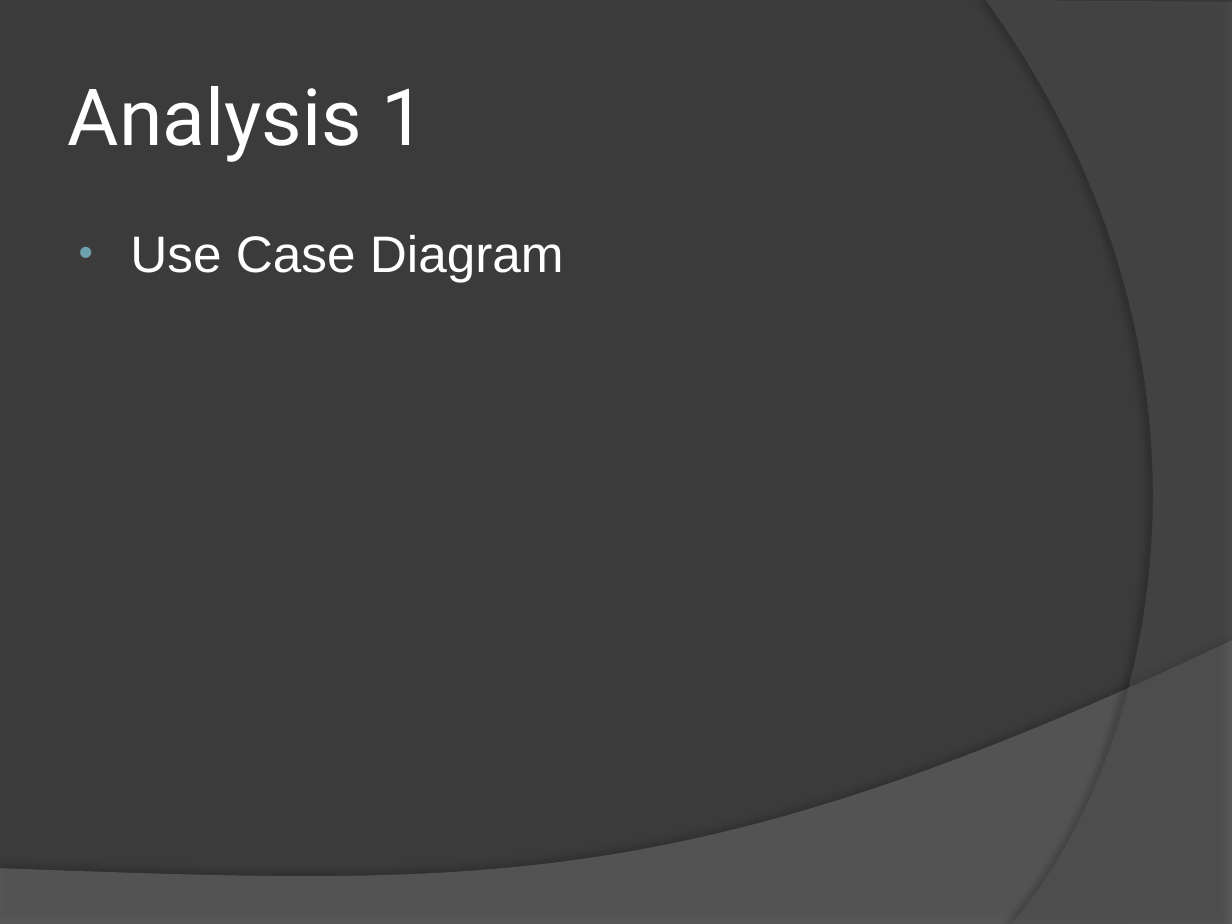
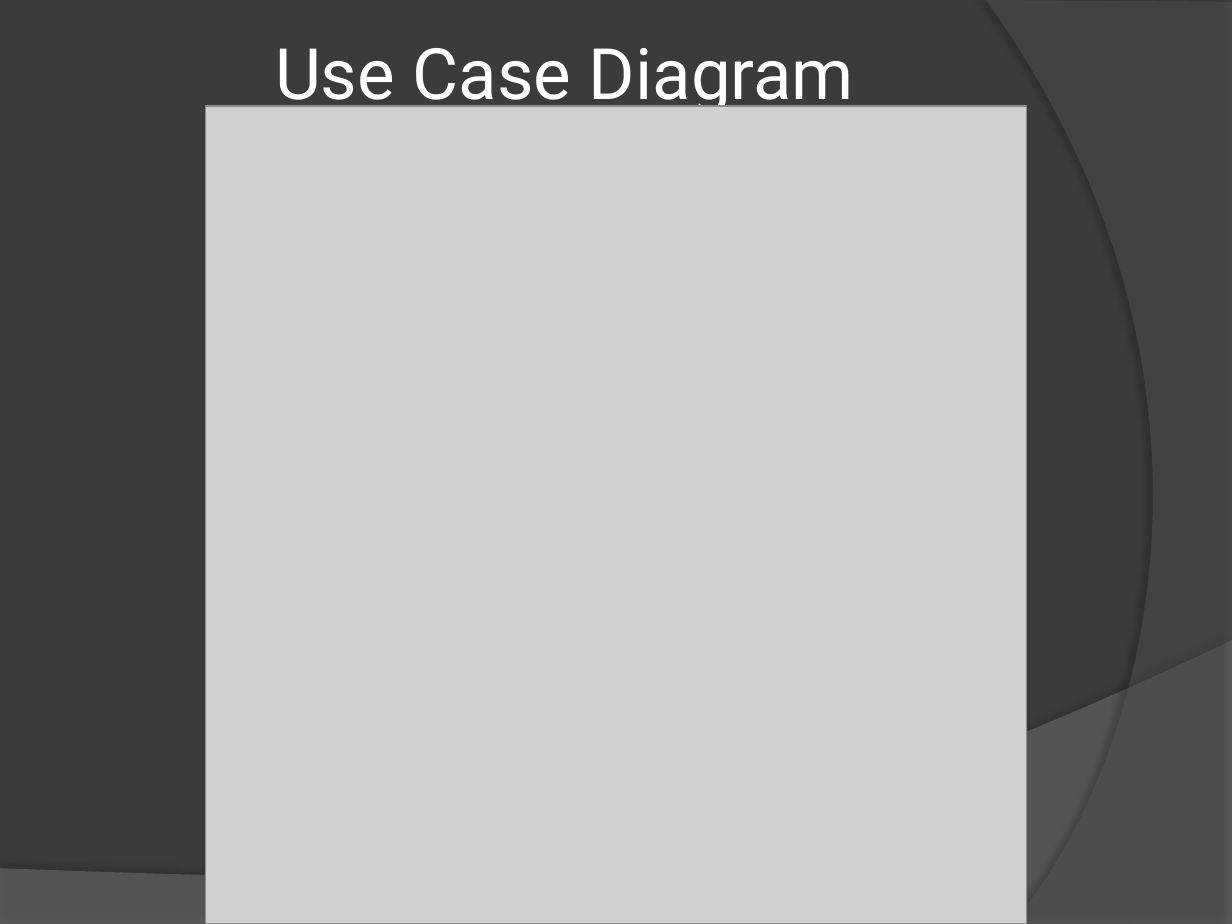
Before and after one commit to bsclayt1/CSE360-Project, a slide deck: slide 9 of Presentation/Presentation.pptx (slide 10 before the commit). Drawn at 1232x924 pixels with LibreOffice and Linux fonts; fonts in the diff are those of the drawing; grey boxes stand for pictures. Boxes give left, top, right and bottom in pixels: in the first picture for what was removed or moved away, otherwise in the second. Text is boxed around its words. In the diff, an @@ line names an element or a change of style, - is before the commit and + after.

```diff
--- a/Presentation/Presentation.pptx
+++ b/Presentation/Presentation.pptx
@@ title at <box>275,48,854,116</box>: text changed; size 46 to 41.4 pt @@
-Analysis 1
+Use Case Diagram
@@ picture added at <box>206,106,1027,924</box> @@
@@ text removed at <box>130,235,564,283</box> @@
-• Use Case Diagram
```
Also in this commit, not shown: 8 other slides changed, 1 slide added, 4 slides removed, 8 other files.
